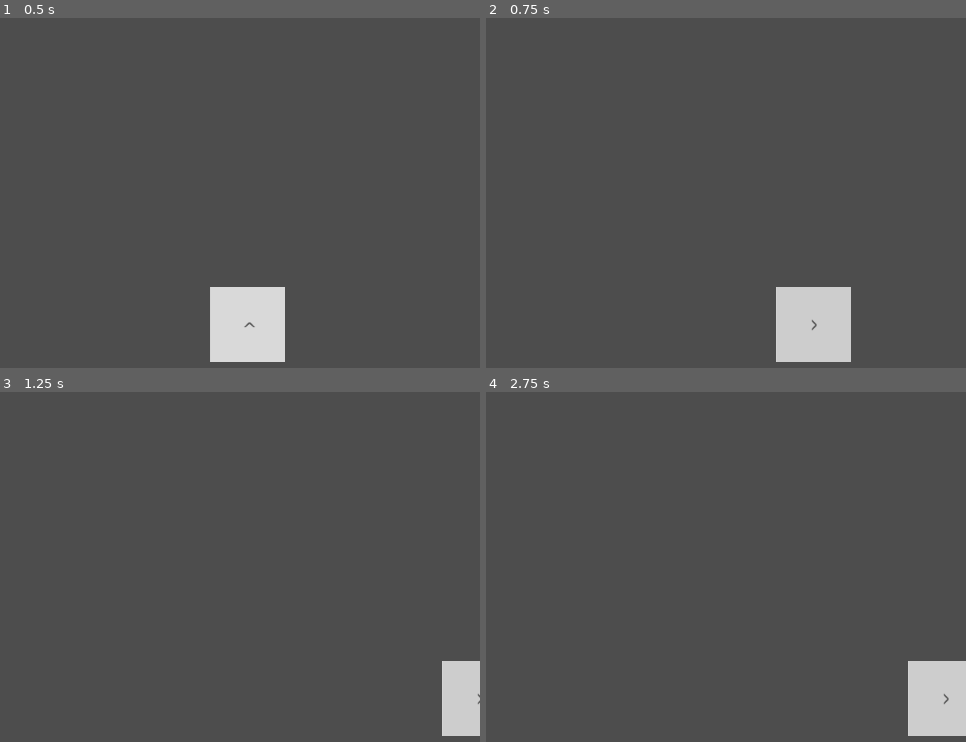
Above: before the commit, frames 1-4 (two rows, left to right).
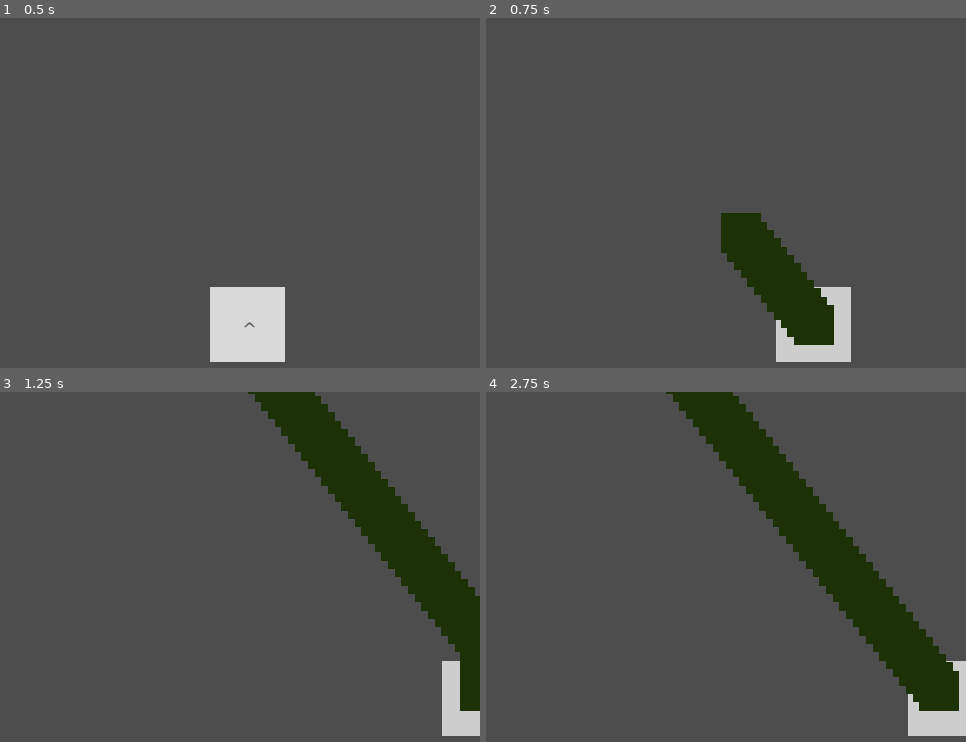
Above: after the commit, the same moments.

Repository: vieko/game-loose-goose
Game: Godot game, scene res://Scenes/Gameplay.tscn
Two runs of this game, one before a commit and one after it. Both use one fixed random seed, a clock stepped at 60 frames per second and the inputs below.
Inputs:
- Up to frame 1 (0.5 s): no input
- Up to frame 2 (0.75 s): tap Enter at 0.5 s; hold Right (move_right) from 0.53 s (still down); hold Up (poop) from 0.53 s (still down); tap Down (flip) at 0.6 s
- Up to frame 3 (1.25 s): keep holding Right (move_right); keep holding Up (poop)
- Up to frame 4 (2.75 s): release Right (move_right) at 1.28 s; release Up (poop) at 1.28 s; hold Left (move_left) 1.28-2.03 s; tap Up (poop) at 1.35 s; tap Down (flip) at 1.55, 2.1 s; hold Right (move_right) from 2.03 s (still down); hold Up (poop) from 2.03 s (still down)

Frame 1 is identical in both runs. In frame 2, 4.5% of the frame differs, in the area x 48-73%, y 55-94%; in frame 3, 10%; in frame 4, 12%, in the area x 37-99%, y 0-92%.

Commit message:
adds poop

Diff:
--- a/Player/Player.gd
+++ b/Player/Player.gd
@@ -1,12 +1,15 @@
 extends Area2D
+
+# PRELOAD Scenes
+var plPoop := preload("res://Poop/Poop.tscn")
+
+# DEFINE Constants
+enum Modes { WALK, POOP }
 
 # DEFINE Variables
 @onready var animatedSprite := $AnimatedSprite2D
-
 @export var speed: float = 100
 var velocity := Vector2(0,0)
-
-enum Modes { WALK, POOP }
 var current_mode = Modes.WALK
 
 # NON TIME SENSITIVE THINGS SHOULD GO HERE
@@ -19,9 +22,17 @@
   else:
     animatedSprite.play("walk_up")
 
+  # TODO CHECK if on shooting mode
+
+  # CHECK if shooting
+  if Input.is_action_pressed("poop"):
+    var poop := plPoop.instantiate()
+    poop.position = position
+    get_tree().current_scene.add_child(poop)
+
 # TIME SENSITIVE THINGS SHOULD GO HERE
 func _physics_process(delta):
-  var directionVector := Vector2(0,0)                                           # fixes diagonal acceleration
+  var directionVector := Vector2(0,0)
 
   # CHECK on state
   match current_mode:
@@ -30,16 +41,18 @@
     Modes.POOP:
       poop()
 
-  # change the walking direction based on keys pressed
+  # CHANGE the walking direction based on keys pressed
   if Input.is_action_pressed("move_left"):
     directionVector.x = -1
   elif Input.is_action_pressed("move_right"):
     directionVector.x = 1
 
+  # TOGGLE modes
   if Input.is_action_just_pressed("flip"):
+    # TODO toggle should only be possible after X time has passed
     toggle_mode()
 
-  velocity = directionVector.normalized() * speed                               # always one
+  velocity = directionVector.normalized() * speed
   position += velocity * delta
 
   # TODO SHOW animation based on movement direction
@@ -57,8 +70,3 @@
 
 func toggle_mode():
   current_mode = Modes.WALK if current_mode == Modes.POOP else Modes.POOP
-  match current_mode:
-    Modes.WALK:
-      print("Switched to Walk Mode")
-    Modes.POOP:
-      print("Switched to Poop Mode")
--- /dev/null
+++ b/Poop/Poop.gd
@@ -0,0 +1,6 @@
+extends Area2D
+
+@export var speed: float = 500
+
+func _physics_process(delta):
+  position.y -= speed * delta
--- /dev/null
+++ b/Poop/Poop.tscn
@@ -0,0 +1,16 @@
+[gd_scene load_steps=4 format=3 uid="uid://bnjmsjypqxlx0"]
+
+[ext_resource type="Script" path="res://Poop/Poop.gd" id="1_f3jyq"]
+[ext_resource type="Texture2D" uid="uid://bp1l18ts6nrob" path="res://Textures/poopGeneric.png" id="1_l38ei"]
+
+[sub_resource type="RectangleShape2D" id="RectangleShape2D_xqo0o"]
+size = Vector2(40, 40)
+
+[node name="Poop" type="Area2D"]
+script = ExtResource("1_f3jyq")
+
+[node name="Sprite2D" type="Sprite2D" parent="."]
+texture = ExtResource("1_l38ei")
+
+[node name="CollisionShape2D" type="CollisionShape2D" parent="."]
+shape = SubResource("RectangleShape2D_xqo0o")
Binary file added: Textures/poopGeneric.png
Not shown, added: Textures/poopGeneric.png.import
